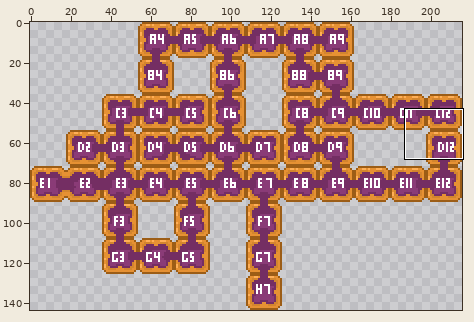
Two states of a pixel-art file, Assets/Art/Aseprite/map.aseprite. Above, an overview of the earlier version with the close-up marked.
Close-up. Earlier state:
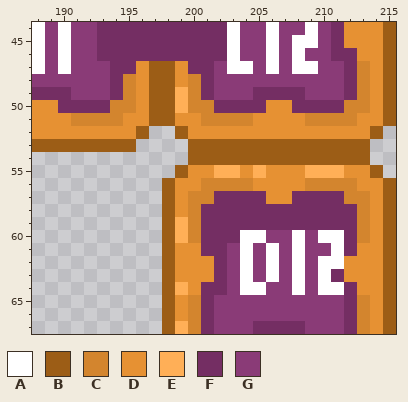
216x144 pixels, 1 frame. Shown: x 188..215, y 44..67.
Visible layers, top first: "Layer 2", "Layer 1 Copy".
Palette (. is transparent): A #ffffff  B #9c5d16  C #d3852e  D #e69133  E #ffaf57  F #742e63  G #8a3b77
Pixels before, first column x 188:
44 AGAGGFFFFFFFFFFAGGAGGAGFDDDB
45 AGAGGFFFFFFFFFFAGGAGAAGFDDDB
46 AGAGGFFFFFFFFFFAGGAGAGGFFDDB
47 AGAGGGFFDBBDFFGAAGAGAAGGFCDB
48 GGGGGGFCDBBDCFGGGGGGGGGGFCDB
49 FFFGGGFCDBBECFGGGFFFFGGGFCDB
50 DDFFFFCCDBBECCFFFFDDFFFFCCDB
51 DDDCCCCDDBBDDCCCCDDDDCCCCDDB
52 DDDDDDDDB..BDDDDDDDDDDDDDDB.
53 BBBBBBBB....BBBBBBBBBBBBBB..
54 ............BBBBBBBBBBBBBB..
55 ...........BDDEEDEDDDEEEDDB.
56 ..........BDDCCCCDDDDCCCCDDB
57 ..........BDCCFFFFDDFFFFCCDB
58 ..........BDCFFFFFFFFFFFFCDB
59 ..........BECFFFFFFFFFFFFCDB
60 ..........BECFFFAAGGAGAAFCDB
61 ..........BDDFFGAGAGAGGAFDDB
62 ..........BDDDFGAGAGAGAADDDB
63 ..........BDDDFGAGAGAGAFDDDB
64 ..........BEDFFGAAGGAGAAFDDB
65 ..........BDCFGGGGGGGGGGFCDB
66 ..........BDCFGGGGGGGGGGFCDB
67 ..........BECFGGGFFFFGGGFCDB
After the commit:
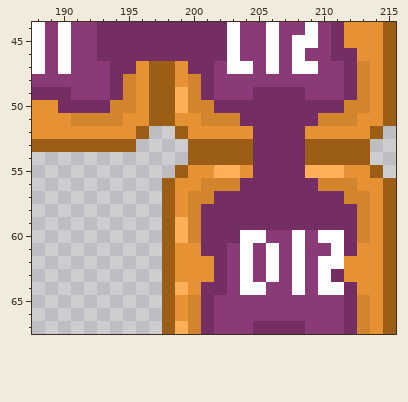
From old to new:
Layer "Layer 1 Copy":
y 50: x 206..207 DD -> FF
y 51: x 204..209 CDDDDC -> FFFFFF
y 52: x 205..208 DDDD -> FFFF
y 53..54: x 205..208 BBBB -> FFFF
y 55: x 205..208 EDDD -> FFFF
y 56: x 204..209 CDDDDC -> FFFFFF
y 57: x 206..207 DD -> FF
